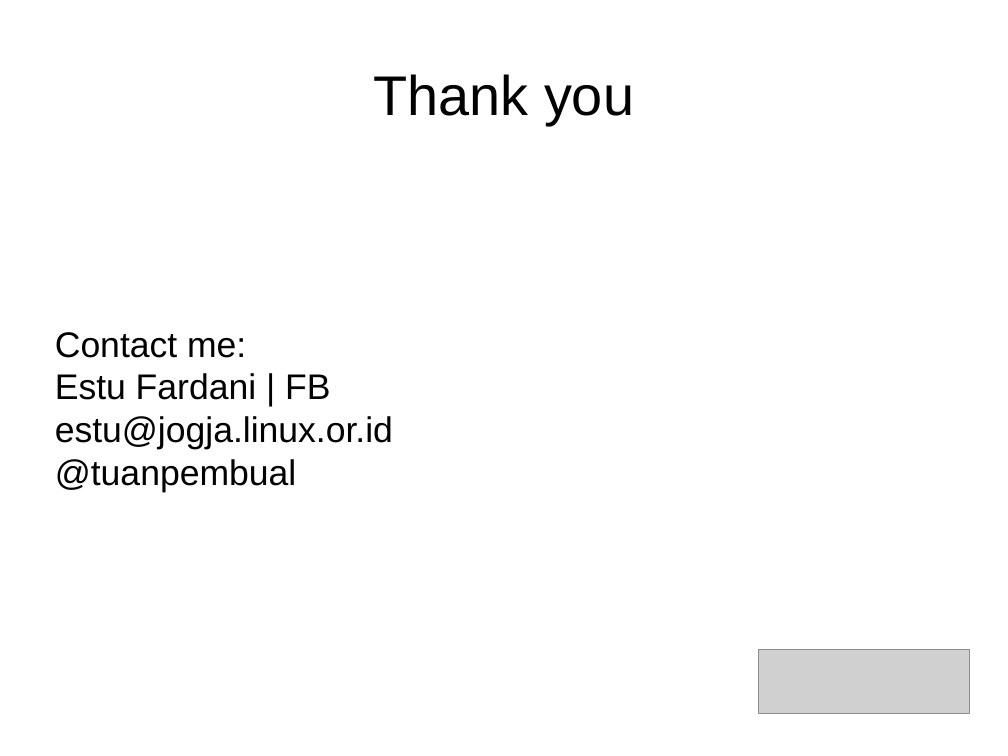
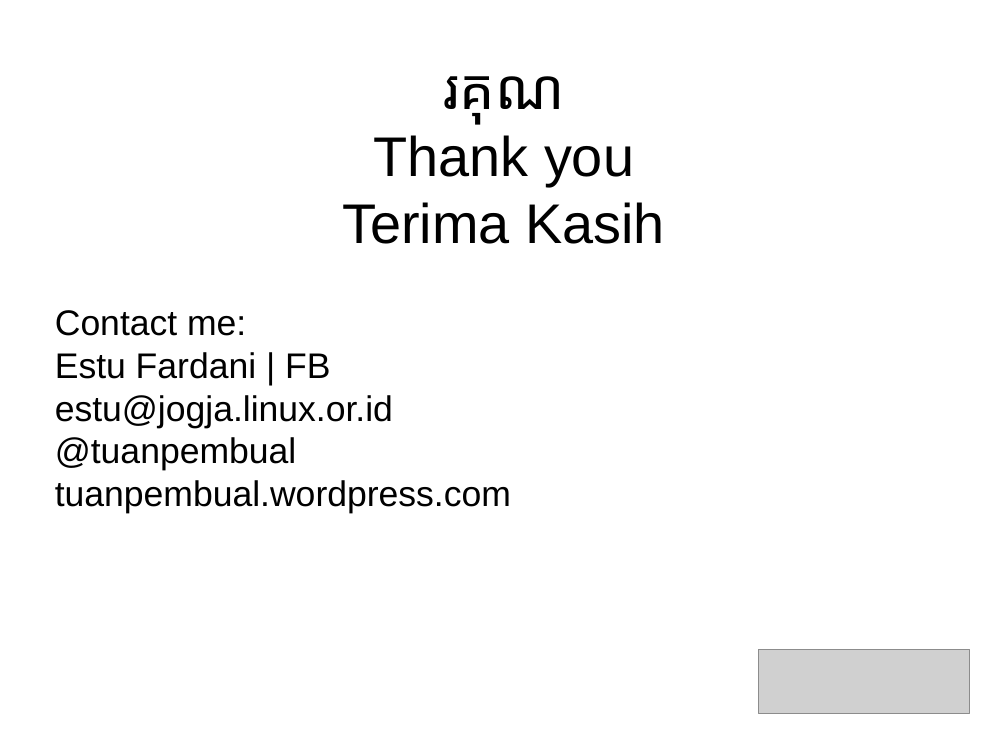
Before and after one commit to tuanpembual/FUDCon, a slide deck: slide 14 of FUDCon_APAC_2016_ESTU.odp. Drawn at 1008x756 pixels with LibreOffice and Linux fonts; fonts in the diff are those of the drawing; grey boxes stand for pictures. Boxes give left, top, right and bottom in pixels: in the first picture for what was removed or moved away, otherwise in the second. Text is boxed around its words. In the diff, an @@ line names an element or a change of style, - is before the commit and + after.

```diff
--- a/FUDCon_APAC_2016_ESTU.odp
+++ b/FUDCon_APAC_2016_ESTU.odp
@@ title at (342, 76, 665, 244): text changed @@
-Thank you
+រគុណ
+Thank you
+Terima Kasih
@@ title at (55, 310, 511, 513): text changed @@
-Contact me:
-Estu Fardani | FB
-estu@jogja.linux.or.id
-@tuanpembual
+Contact me:
+Estu Fardani | FB
+estu@jogja.linux.or.id
+@tuanpembual
+tuanpembual.wordpress.com
```
Also in this commit, not shown: 4 other slides changed, 4 other files.
